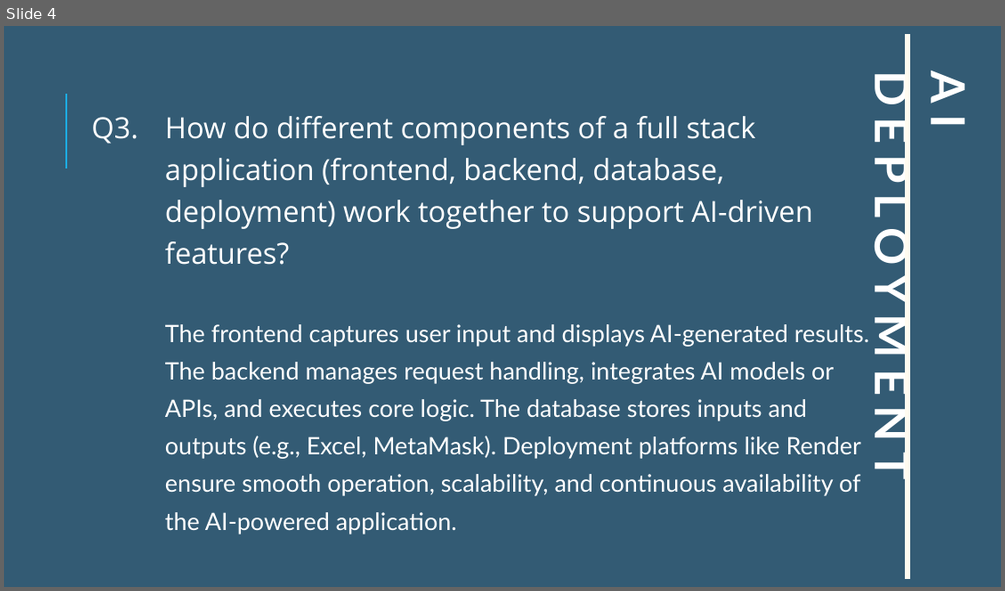
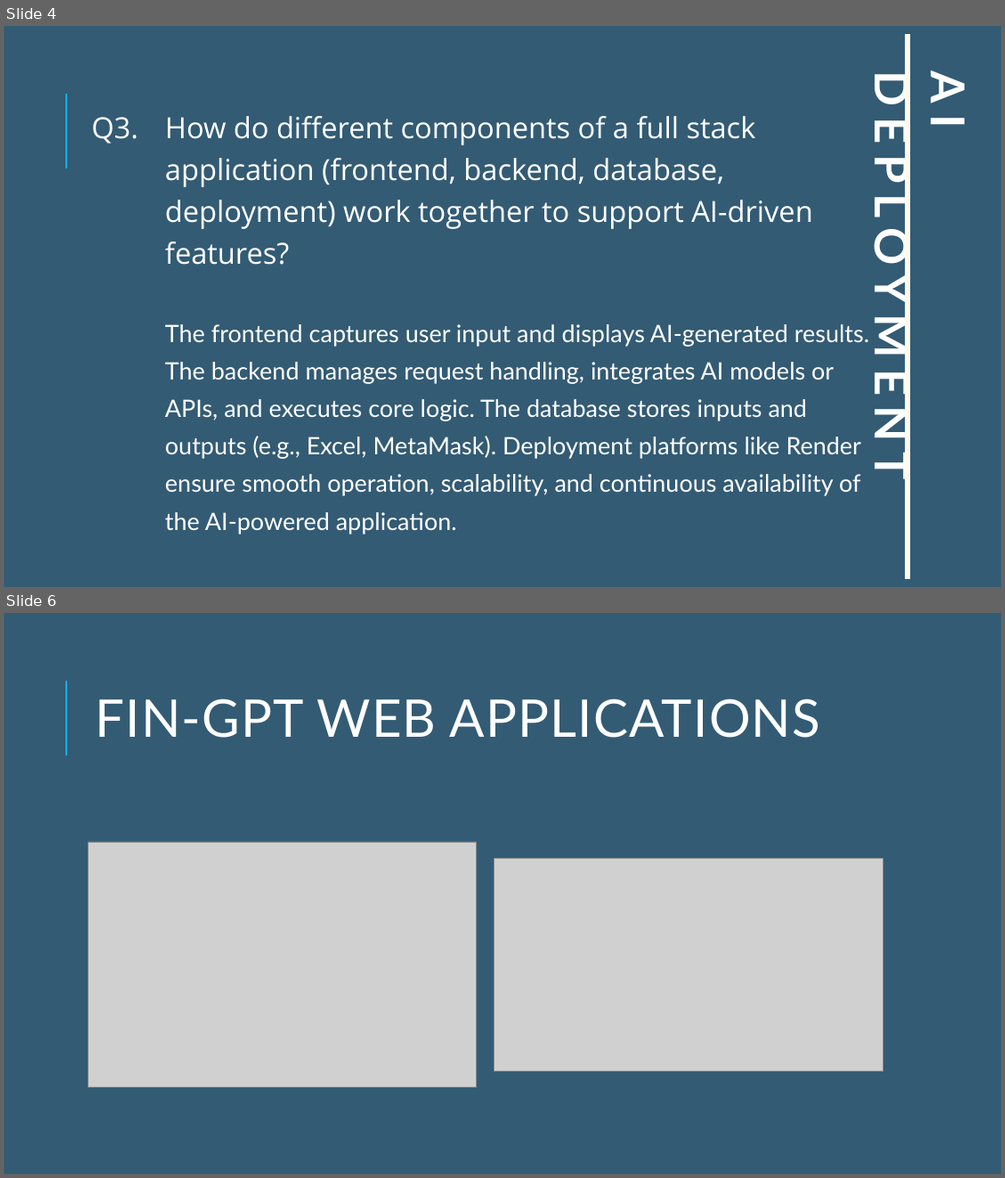
Before and after one commit to ileenluu/dsai_mod5_6_cohort1_PT, a slide deck: Submission - AI Deployment.pptx. Shown one above the other, each under a label of ours: slide 4 before the commit, slides 4 and 6 after it; the slides between them are not shown. The pictures are 1005x591 and 1005x1178 pixels, drawn with LibreOffice and Linux fonts; fonts in the diff are those of the drawing; grey boxes stand for pictures. Boxes give left, top, right and bottom in pixels: in the first picture for what was removed or moved away, otherwise in the second. Text is boxed around its words. In the diff, an @@ line names an element or a change of style, - is before the commit and + after.

```diff
--- a/Submission - AI Deployment.pptx
+++ b/Submission - AI Deployment.pptx
@@ slide 6 added at <box>4,613,1001,1174</box>, background #335B74; not listed: 1 template element that a slide beside it also shows @@
@@ title added at <box>95,698,820,738</box>, 50 pt, text #FFFFFF @@
+FIN-GPT WEB APPLICATIONS
@@ picture added at <box>88,842,477,1087</box> @@
@@ picture added at <box>494,859,882,1070</box> @@
```
Also in this commit, not shown: 6 other slides added.
